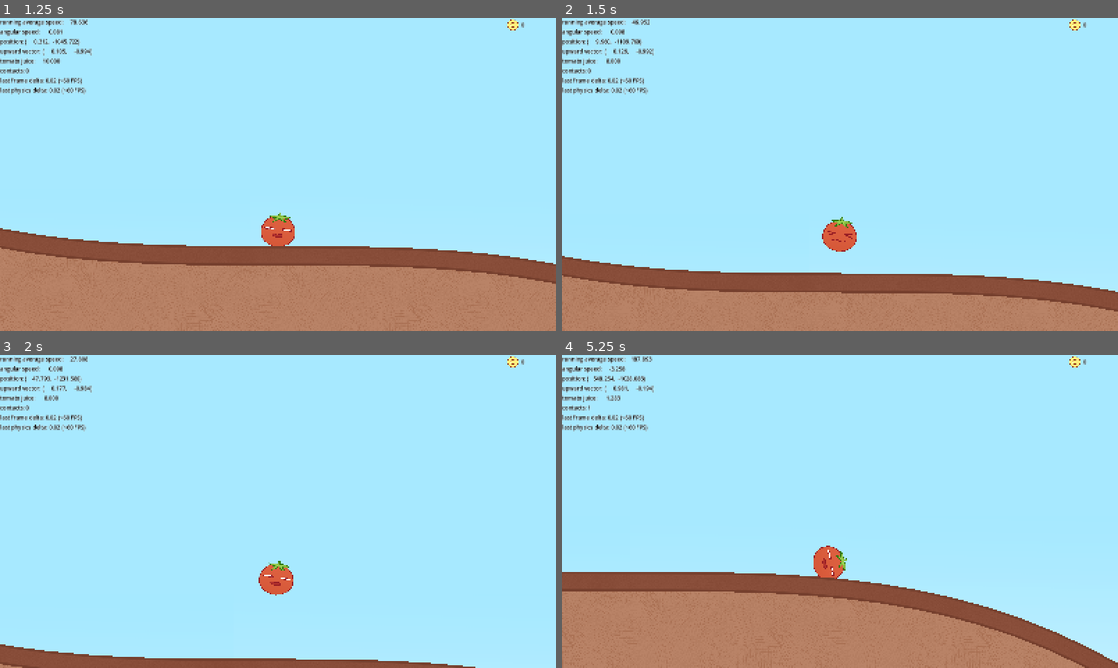
Above: before the commit, frames 1-4 (two rows, left to right).
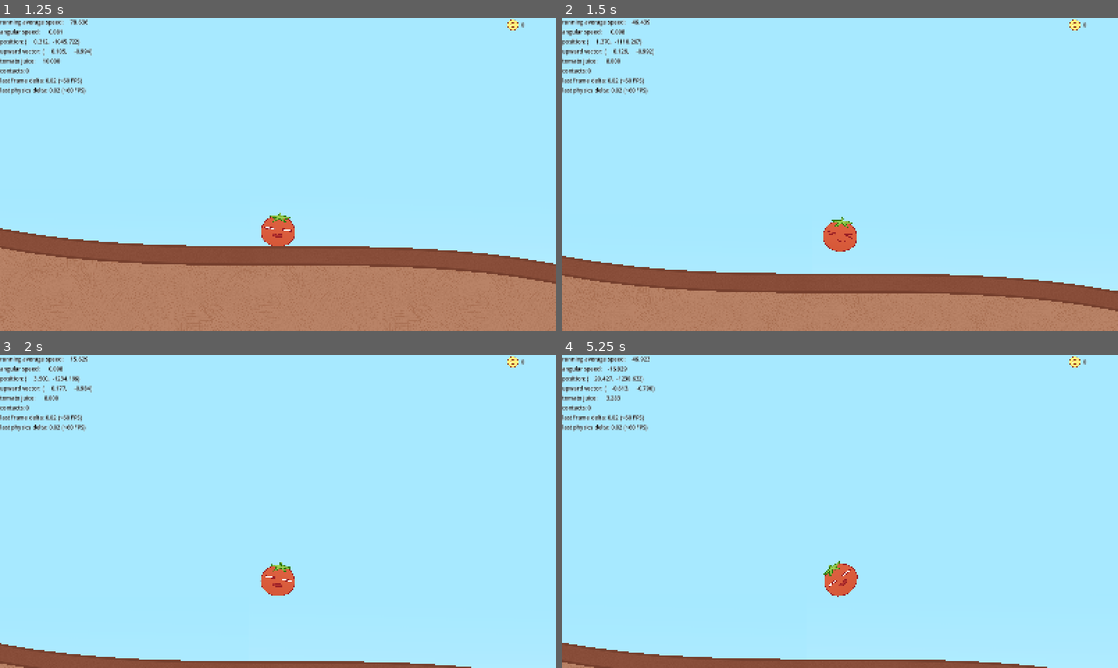
Above: after the commit, the same moments.

Repository: DazyLude/DokiJam2025
Game: Godot game, scene res://scenes/menu.tscn
Same seed, same stepped clock (60 frames per second), same inputs: the game is played once before the commit and once after it. Sound files missing from this copy of the repository are replaced by a short silence.
Inputs (mouse positions are in pixels of both pictures, inside the frame that each line leads up to):
- Up to frame 1 (1.25 s): click "start game" at 0.5 s
- Up to frame 2 (1.5 s): tap Enter at 1.25 s; move the mouse to (962, 158) at 1.27 s; tap Space (jump) at 1.35 s; click (962, 158) at 1.42 s
- Up to frame 3 (2 s): tap Space (jump) at 1.52, 1.82 s
- Up to frame 4 (5.25 s): drag from (728, 527) to (812, 574) at 2.02 s; move the mouse to (895, 442) at 2.77 s; press the mouse at (895, 442) at 2.78 s; tap Space (jump) at 3.05, 4.52, 4.55, 4.82 s; release the mouse at (895, 442) at 3.5 s; drag from (812, 574) to (673, 464) at 3.52 s; move the mouse to (1006, 558) at 4.27 s; hold Q (roll_ccw) 4.28-5 s; click (1006, 558) at 4.42 s; drag from (673, 464) to (756, 433) at 5.02 s

Frame 1 is identical in both runs. In frame 2, 0.3% of the frame differs, in the area x 0-100%, y 0-94%; in frame 3, 0.8%; in frame 4, 25%, in the area x 0-100%, y 0-100%.

Commit message:
Skinsuit buttons & jump change
-Added disabled variants for Skinsuit buttons.
-Modified jump vector to always point upwards.

Diff:
--- a/scenes/player/player.gd
+++ b/scenes/player/player.gd
@@ -171,7 +171,8 @@
 
 
 func try_jump() -> void:
-	var upward_unit_vector := Vector2(0, -1).rotated(self.rotation);
+	#var upward_unit_vector := Vector2(0, -1).rotated(self.rotation);
+	var upward_unit_vector := Vector2(0, -1);
 	var upward_impulse := upward_unit_vector * player_fly_strength * mass * jump_fly_scale;
 
 	hng_for = 0.2;
--- a/scenes/upgrade_screen.tscn
+++ b/scenes/upgrade_screen.tscn
@@ -16,16 +16,20 @@
 [ext_resource type="Texture2D" uid="uid://cdmaq3vaklm75" path="res://assets/buttons/skinsuit_tomato_hover.png" id="13_snxbx"]
 [ext_resource type="Texture2D" uid="uid://eaqk22m7k5hd" path="res://assets/buttons/skinsuit_crowki.png" id="14_3jasj"]
 [ext_resource type="Texture2D" uid="uid://la35o0u3qy5c" path="res://assets/buttons/skinsuit_crowki_click.png" id="15_c7ko0"]
+[ext_resource type="Texture2D" uid="uid://cm0am36o42upb" path="res://assets/buttons/skinsuit_tomato_disabled.png" id="16_l0m8u"]
 [ext_resource type="Texture2D" uid="uid://70n04161tk8r" path="res://assets/buttons/skinsuit_crowki_hover.png" id="16_u8xbe"]
 [ext_resource type="Texture2D" uid="uid://b7an3ssnu04fm" path="res://assets/buttons/skinsuit_retro.png" id="17_kxbdn"]
 [ext_resource type="Texture2D" uid="uid://cxkp8box7g2u7" path="res://assets/buttons/skinsuit_retro_click.png" id="18_rinqk"]
 [ext_resource type="Texture2D" uid="uid://r2c3jlu2r2ln" path="res://assets/buttons/skinsuit_retro_hover.png" id="19_vujdr"]
 [ext_resource type="Texture2D" uid="uid://bcon5q0rn32rk" path="res://assets/buttons/skinsuit_bounty.png" id="20_nljfx"]
+[ext_resource type="Texture2D" uid="uid://byo3s5d4hskj5" path="res://assets/buttons/skinsuit_crowki_disabled.png" id="20_snxbx"]
 [ext_resource type="Texture2D" uid="uid://doapdyunu24tl" path="res://assets/buttons/skinsuit_bounty_click.png" id="21_2dljn"]
 [ext_resource type="Texture2D" uid="uid://qja76868nv1m" path="res://assets/buttons/skinsuit_bounty_hover.png" id="22_s005r"]
 [ext_resource type="Texture2D" uid="uid://dvv8faobs6bvp" path="res://assets/buttons/button_scaled.png" id="23_g2il6"]
+[ext_resource type="Texture2D" uid="uid://dimo12ynmks70" path="res://assets/buttons/skinsuit_retro_disabled.png" id="24_3jasj"]
 [ext_resource type="Texture2D" uid="uid://0jejnaco75ut" path="res://assets/buttons/button_clicked_scaled.png" id="24_j07sc"]
 [ext_resource type="Texture2D" uid="uid://cxi8iv31o2k57" path="res://assets/buttons/button_hover_scaled.png" id="25_qd7s1"]
+[ext_resource type="Texture2D" uid="uid://dgs2yss0g62yf" path="res://assets/buttons/skinsuit_bounty_disabled.png" id="28_c7ko0"]
 
 [sub_resource type="StyleBoxFlat" id="StyleBoxFlat_farj6"]
 bg_color = Color(0.43134, 0.43134, 0.43134, 0.8)
@@ -412,7 +416,7 @@
 texture_normal = ExtResource("11_pps40")
 texture_pressed = ExtResource("12_l0m8u")
 texture_hover = ExtResource("13_snxbx")
-texture_disabled = ExtResource("12_l0m8u")
+texture_disabled = ExtResource("16_l0m8u")
 ignore_texture_size = true
 stretch_mode = 0
 
@@ -424,7 +428,7 @@
 texture_normal = ExtResource("14_3jasj")
 texture_pressed = ExtResource("15_c7ko0")
 texture_hover = ExtResource("16_u8xbe")
-texture_disabled = ExtResource("15_c7ko0")
+texture_disabled = ExtResource("20_snxbx")
 ignore_texture_size = true
 stretch_mode = 0
 
@@ -436,7 +440,7 @@
 texture_normal = ExtResource("17_kxbdn")
 texture_pressed = ExtResource("18_rinqk")
 texture_hover = ExtResource("19_vujdr")
-texture_disabled = ExtResource("18_rinqk")
+texture_disabled = ExtResource("24_3jasj")
 ignore_texture_size = true
 stretch_mode = 0
 
@@ -448,7 +452,7 @@
 texture_normal = ExtResource("20_nljfx")
 texture_pressed = ExtResource("21_2dljn")
 texture_hover = ExtResource("22_s005r")
-texture_disabled = ExtResource("21_2dljn")
+texture_disabled = ExtResource("28_c7ko0")
 ignore_texture_size = true
 stretch_mode = 0
 
Binary file added: assets/buttons/skinsuit_bounty_disabled.png
Not shown, added: assets/buttons/skinsuit_bounty_disabled.png.import
Binary file added: assets/buttons/skinsuit_crowki_disabled.png
Not shown, added: assets/buttons/skinsuit_crowki_disabled.png.import
Binary file added: assets/buttons/skinsuit_retro_disabled.png
Not shown, added: assets/buttons/skinsuit_retro_disabled.png.import
Binary file added: assets/buttons/skinsuit_tomato_disabled.png
Not shown, added: assets/buttons/skinsuit_tomato_disabled.png.import
Not shown: 1 places in scenes/upgrade_screen.tscn that only renumber resources
